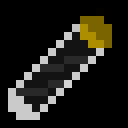
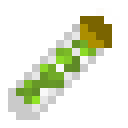
Before/after of a w=128, h=128 layered artwork. What changed in the layer stack:
showed "vialfg" over [16, 32, 96, 112]
added group "Layer Group" with 15 layers above "vialbg" over [16, 40, 96, 104]
added layer "uranium" in group "Layer Group" over [16, 40, 96, 104]
hid "Layer copy" over [0, 0, 128, 128]
